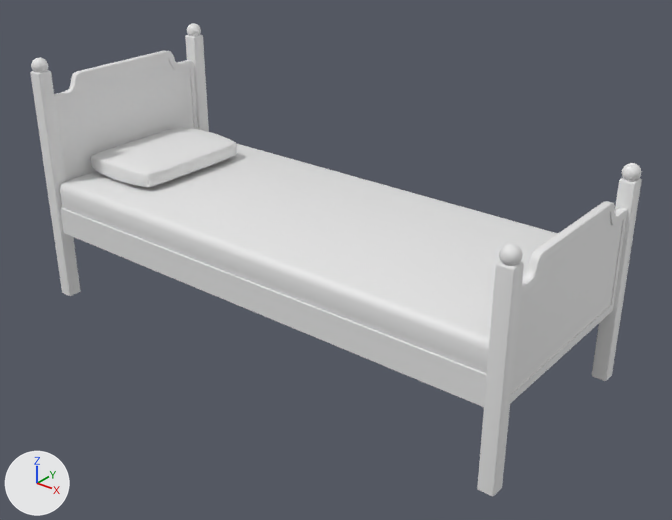
Two versions of the FBX model Assets/ART/Meshes/BEDROOM/SM_Bed.fbx, one commit apart.
Both versions are drawn from a 50 mm lens placed at (2.16, -2.56, 1.95), pointed at (0.12, -0.01, 0.36). The lights are fixed; the arrows at lower left show +X, +Y and +Z. The first picture is the older version. Where no turn or scale is listed for an object, it has been applied to the vertices. Vertices at exactly the same position are counted once.

In view in the first picture: 'SM_Bed'.
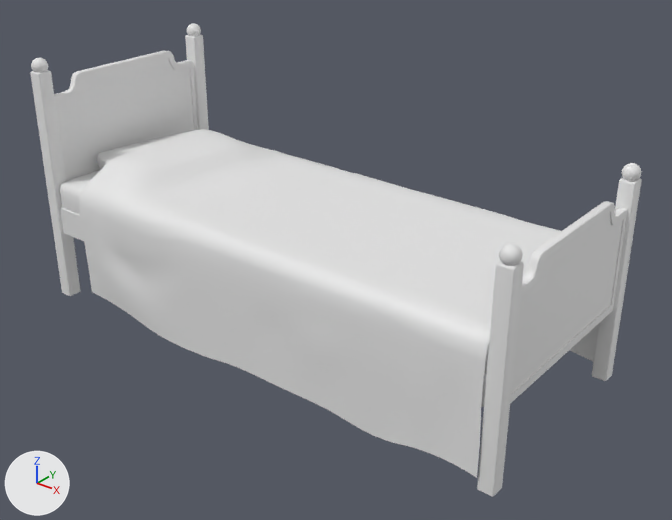
Patch to the scene script:
```diff
--- a/Assets/ART/Meshes/BEDROOM/SM_Bed.fbx.py
+++ b/Assets/ART/Meshes/BEDROOM/SM_Bed.fbx.py
@@ me_mesh @@
 # used by ob_sm_bed; location = (0.0, 0.0, 0.0)
-me_mesh.from_pydata(...)  # 1329 vertices, 1360 faces; spans x -1.1..1.1, y -0.45..0.45, z 0.0..1.05
+me_mesh.from_pydata(...)  # 2997 vertices, 2912 faces; spans x -1.1..1.1, y -0.46..0.46, z 0.0..1.05
+# me_mesh part 1: a new loose piece of 1681 vertices spanning x -0.89..1.05, y -0.46..0.46, z 0.01..0.64
+# me_mesh part 2: 6 vertices moved within x -1.1..-1.04, y -0.42..0.44, z 1.0..1.04; 210 vertices removed from x -1.1..-0.65, y -0.44..0.44, z 0.0..1.04; 203 vertices added at x -1.1..-0.58, y -0.45..0.44, z 0.0..1.04
+# other edits to the shape of me_mesh do not show in these pictures
```

Where the change shows, as pixel boxes (x1, y1, x2, y2) in the pictures (672 x 520 px; the box of a moved part takes in the faces that stretch with it):
'SM_Bed', reshaped
    before: (30, 23, 642, 496)
    after: (30, 23, 642, 497)
part 1 of me_mesh, added
    after: (79, 129, 599, 478)
part 2 of me_mesh, moved or reshaped
    before: (35, 33, 237, 296)
    after: (30, 33, 203, 296)
